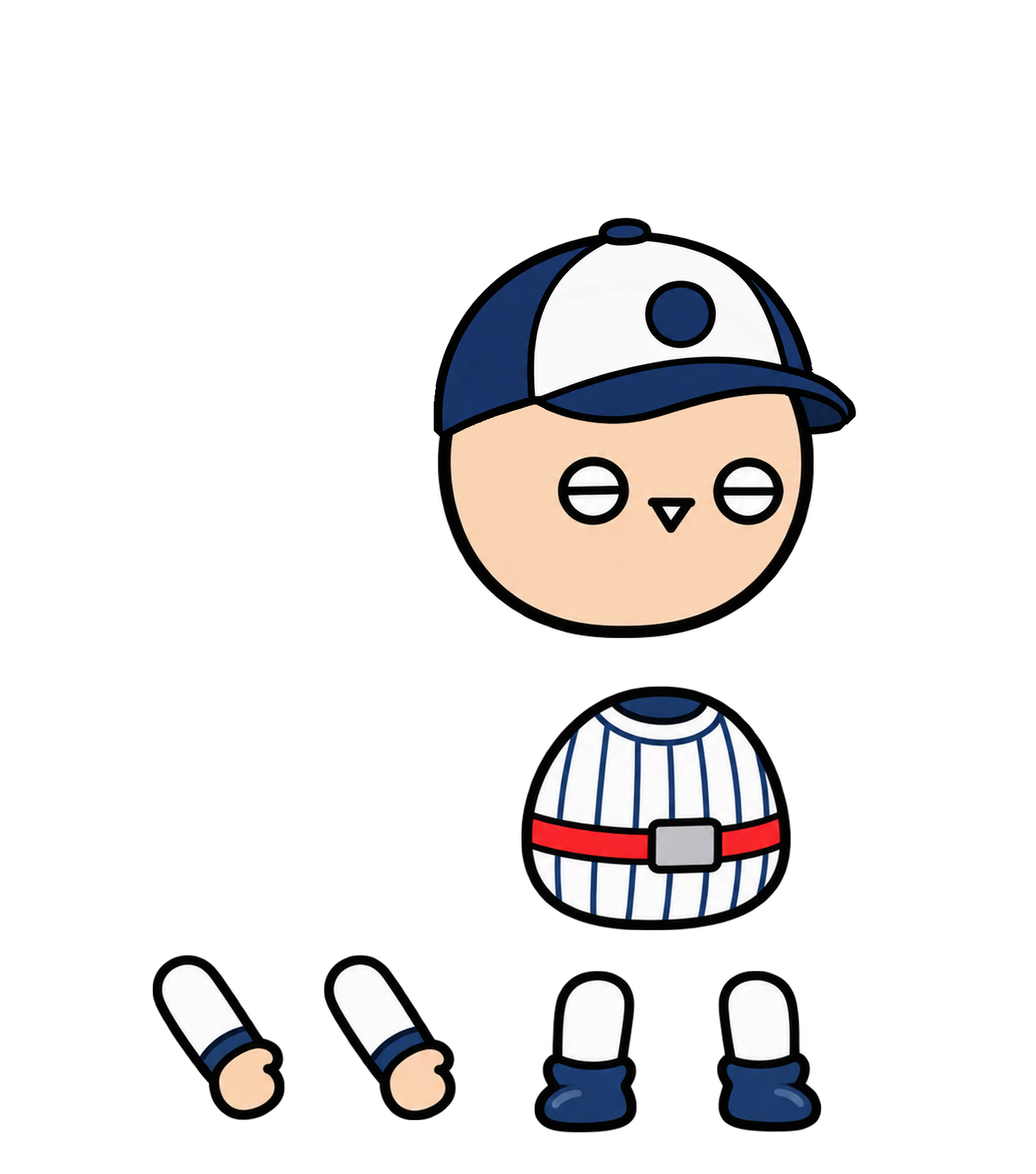
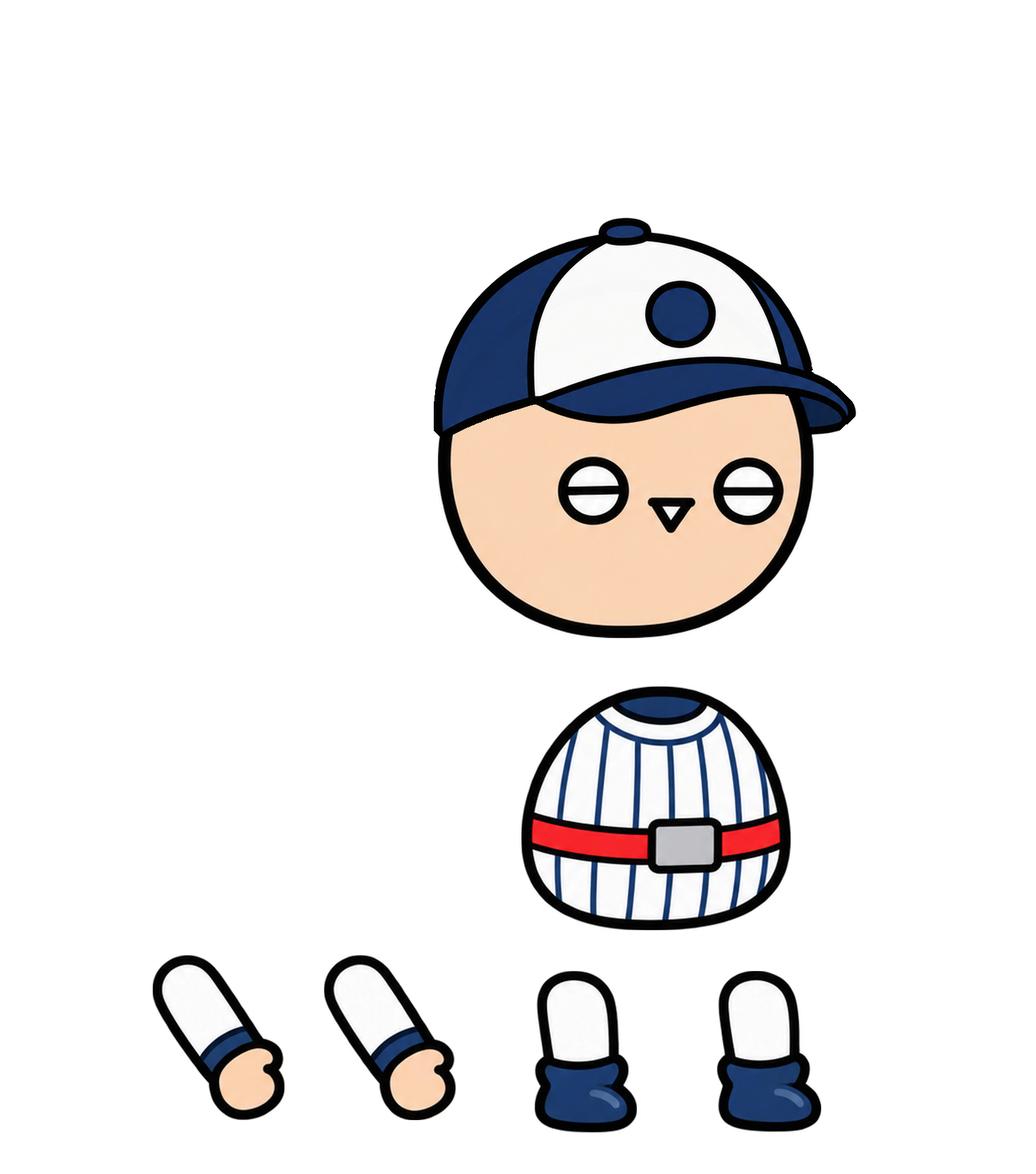
Two versions of the same layered image (w=1036, h=1174). Layer-by-layer changes:
painted on "다리1" over [534, 970, 637, 1133]
